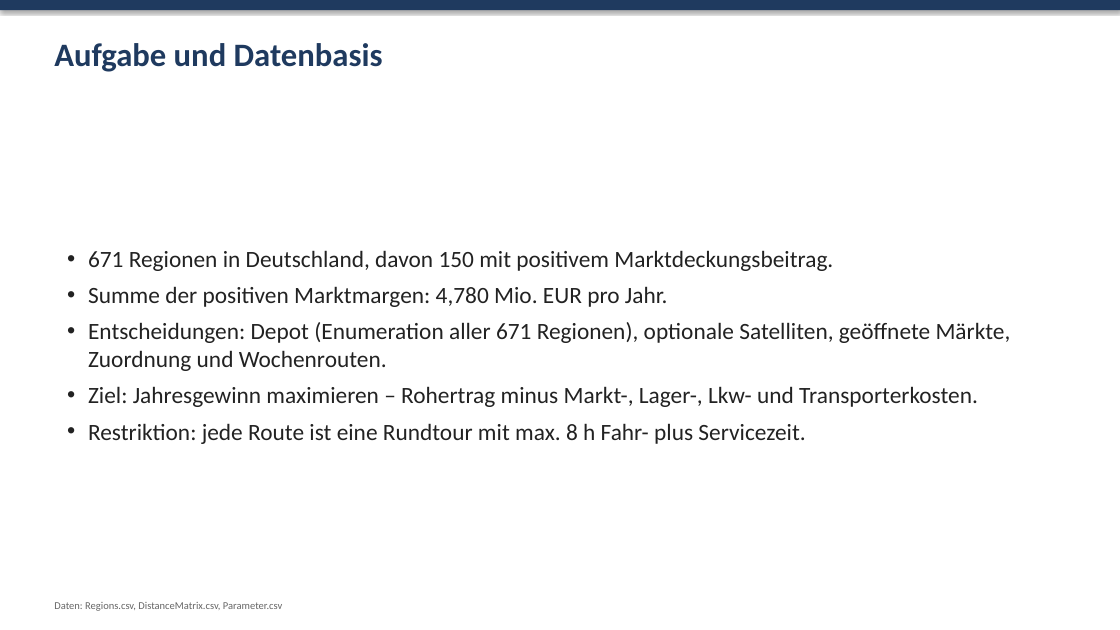
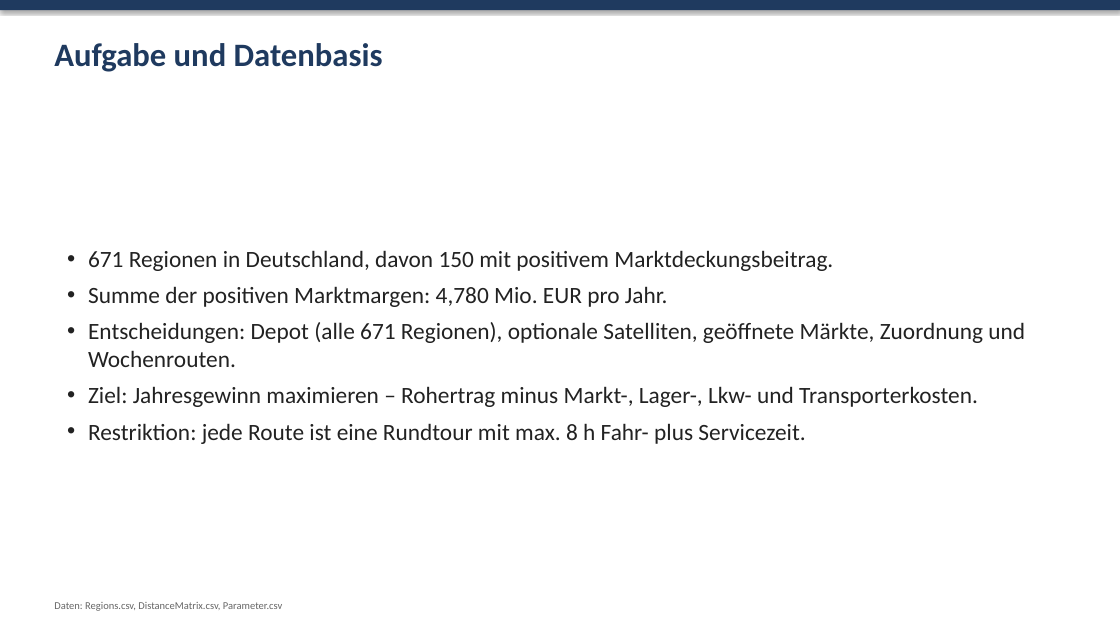
Before and after one commit to alexanderbrehm/Supply-Chain-Projekt, a slide deck: slide 2 of slides/Mini-Supermarkt-Netz.pptx. Drawn at 1120x630 pixels with LibreOffice and Linux fonts; fonts in the diff are those of the drawing. Boxes give left, top, right and bottom in pixels: in the first picture for what was removed or moved away, otherwise in the second. Text is boxed around its words. In the diff, an @@ line names an element or a change of style, - is before the commit and + after.

```diff
--- a/slides/Mini-Supermarkt-Netz.pptx
+++ b/slides/Mini-Supermarkt-Netz.pptx
@@ text at bbox=[88, 322, 1025, 367]: text changed @@
-• Entscheidungen: Depot (Enumeration aller 671 Regionen), optionale Satelliten, geöffnete Märkte, Zuordnung und Wochenrouten.
+• Entscheidungen: Depot (alle 671 Regionen), optionale Satelliten, geöffnete Märkte, Zuordnung und Wochenrouten.
```
Also in this commit, not shown: 8 other slides changed, 11 other files.
